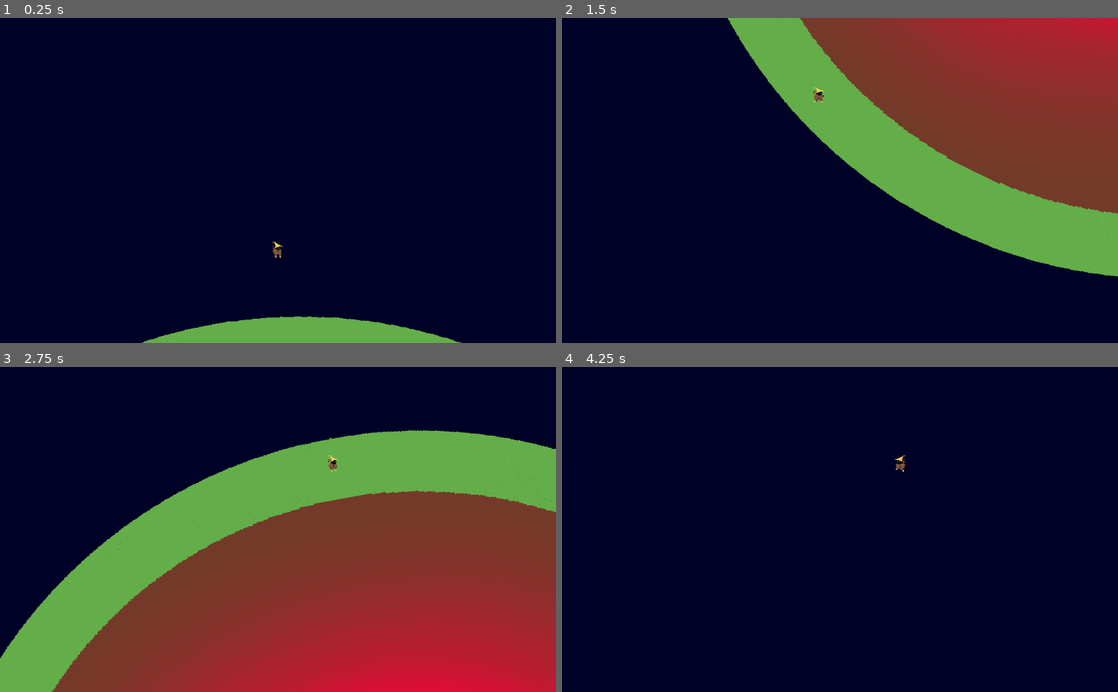
Above: before the commit, frames 1-4 (two rows, left to right).
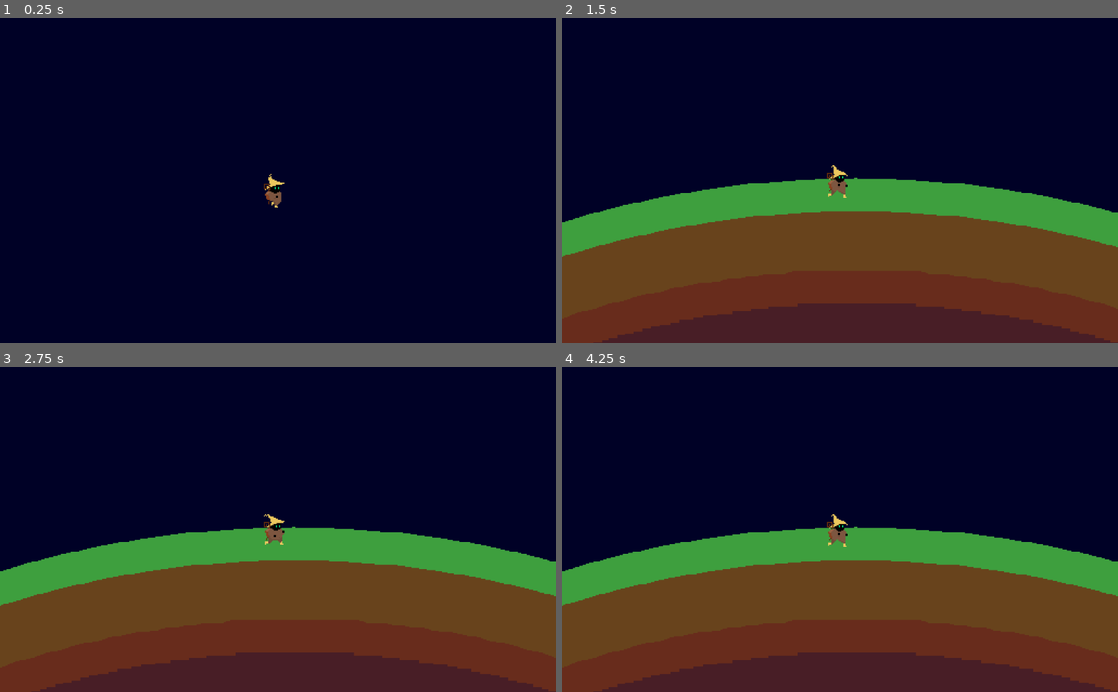
Above: after the commit, the same moments.

Repository: leorr/space
Game: Godot game, scene res://Scenes/Test_Level.tscn
The game is run twice, just before and just after one commit, with the same random seed, the same clock (stepped at 60 frames per second) and the same inputs.
Inputs:
- Up to frame 1 (0.25 s): no input
- Up to frame 2 (1.5 s): hold Right (ui_right) 0.53-1.28 s; tap X (ui_jump) at 0.6, 0.77, 1.07, 1.35 s; hold Down (ui_down) from 1.28 s (still down)
- Up to frame 3 (2.75 s): tap X (ui_jump) at 1.52, 1.82, 2.1 s; release Down (ui_down) at 2.03 s; hold Right (ui_right) from 2.03 s (still down)
- Up to frame 4 (4.25 s): release Right (ui_right) at 2.78 s; hold Up (ui_up) 2.78-3.53 s; tap X (ui_jump) at 2.85, 3.02, 3.32, 3.6, 3.77, 4.07 s; hold Left (ui_left) from 3.53 s (still down)

The runs differ from the first frame. In frame 1, 3.4% of the frame differs, in the area x 25-83%, y 47-100%; in frame 2, 78%, in the area x 0-100%, y 0-100%; in frame 3, 60%; in frame 4, 47%.
Error after the commit: Parse Error: The method "_transitions" isn't declared in the current class. (res://Scripts/RigidPlayer.gd:58)

Commit message:
2020/06/29 15:41

Diff:
--- a/Scenes/Planet.tscn
+++ b/Scenes/Planet.tscn
@@ -1,13 +1,12 @@
 [gd_scene load_steps=6 format=2]
 
 [ext_resource path="res://Assets/planet.png" type="Texture" id=1]
-[ext_resource path="res://Scripts/Gravity.gd" type="Script" id=2]
+[ext_resource path="res://Scripts/old_shit/Gravity.gd" type="Script" id=2]
 
 [sub_resource type="PhysicsMaterial" id=1]
-friction = 0.1
 
 [sub_resource type="CircleShape2D" id=2]
-radius = 865.141
+radius = 906.744
 
 [sub_resource type="CircleShape2D" id=3]
 
@@ -28,11 +27,9 @@
 [node name="Gravity" type="Area2D" parent="."]
 space_override = 1
 gravity_point = true
-gravity_distance_scale = 0.001
+gravity_distance_scale = 0.002
 gravity_vec = Vector2( 0, 0 )
 gravity = 1024.0
-linear_damp = 0.0
-angular_damp = 0.0
 script = ExtResource( 2 )
 
 [node name="Gravity_Area" type="CollisionShape2D" parent="Gravity"]
--- a/Scenes/Player.tscn
+++ b/Scenes/Player.tscn
@@ -7,8 +7,7 @@
 [ext_resource path="res://Assets/player/Idle3.png" type="Texture" id=5]
 [ext_resource path="res://Assets/player/Idle4.png" type="Texture" id=6]
 [ext_resource path="res://Assets/player/Idle2.png" type="Texture" id=7]
-[ext_resource path="res://Scripts/Player_RB2D.gd" type="Script" id=8]
-[ext_resource path="res://Scripts/PlayerFSM.gd" type="Script" id=9]
+[ext_resource path="res://Scripts/RigidPlayer.gd" type="Script" id=8]
 [ext_resource path="res://Assets/player/Walking1.png" type="Texture" id=10]
 [ext_resource path="res://Assets/player/Walking7.png" type="Texture" id=11]
 [ext_resource path="res://Assets/player/Walking2.png" type="Texture" id=12]
@@ -18,20 +17,18 @@
 [ext_resource path="res://Assets/player/Walking5.png" type="Texture" id=16]
 
 [sub_resource type="PhysicsMaterial" id=1]
-friction = 0.0
-rough = true
 
 [sub_resource type="SpriteFrames" id=2]
 animations = [ {
+"frames": [ ExtResource( 10 ), ExtResource( 12 ), ExtResource( 15 ), ExtResource( 14 ), ExtResource( 16 ), ExtResource( 13 ), ExtResource( 11 ) ],
+"loop": true,
+"name": "Walking",
+"speed": 10.0
+}, {
 "frames": [ ExtResource( 2 ), ExtResource( 7 ), ExtResource( 5 ), ExtResource( 6 ), ExtResource( 4 ), ExtResource( 3 ), ExtResource( 1 ) ],
 "loop": true,
 "name": "Idle",
 "speed": 5.0
-}, {
-"frames": [ ExtResource( 10 ), ExtResource( 12 ), ExtResource( 15 ), ExtResource( 14 ), ExtResource( 16 ), ExtResource( 13 ), ExtResource( 11 ) ],
-"loop": true,
-"name": "Walking",
-"speed": 10.0
 } ]
 
 [sub_resource type="RectangleShape2D" id=3]
@@ -40,13 +37,19 @@
 mode = 2
 mass = 80.0
 physics_material_override = SubResource( 1 )
+gravity_scale = 8.0
 contacts_reported = 10
 contact_monitor = true
+linear_damp = 0.1
 script = ExtResource( 8 )
+run_speed = null
+air_speed = null
+jump_force = null
 
 [node name="anim_player" type="AnimatedSprite" parent="."]
 frames = SubResource( 2 )
 animation = "Walking"
+frame = 3
 playing = true
 
 [node name="CollisionShape2D" type="CollisionShape2D" parent="."]
@@ -56,10 +59,7 @@
 [node name="Camera2D" type="Camera2D" parent="."]
 rotating = true
 current = true
-drag_margin_h_enabled = true
-drag_margin_v_enabled = true
-drag_margin_top = 0.4
-drag_margin_bottom = 0.42
-
-[node name="StateMachine" type="Node" parent="."]
-script = ExtResource( 9 )
+zoom = Vector2( 0.5, 0.5 )
+limit_smoothed = true
+smoothing_enabled = true
+smoothing_speed = 10.0
--- a/Scenes/Test_Level.tscn
+++ b/Scenes/Test_Level.tscn
@@ -6,10 +6,11 @@
 [node name="Root" type="Node2D"]
 
 [node name="Player" parent="." instance=ExtResource( 2 )]
-position = Vector2( 3.77551, -1435.97 )
+position = Vector2( 2601.73, -705.212 )
 z_index = 99
 
-[node name="Planet" parent="." instance=ExtResource( 1 )]
+[node name="Planet2" parent="." instance=ExtResource( 1 )]
 show_behind_parent = true
 light_mask = 2
+position = Vector2( 2620.64, 433.413 )
 z_index = -4096
--- /dev/null
+++ b/Scripts/RigidPlayer.gd
@@ -0,0 +1,73 @@
+extends RigidBody2D
+
+onready var planets = get_tree().get_nodes_in_group("Planet")
+
+
+enum{
+	IDLE,
+	RUN,
+	AIR,
+}
+
+onready var _transitions: = {
+	IDLE:[RUN,AIR],
+	RUN:[IDLE,AIR],
+	AIR:[IDLE],
+}
+
+export var run_speed := 400.0
+export var air_speed := 10.0
+export var jump_force := 500.0
+
+var _state: int = IDLE
+
+var states_strings := {
+	IDLE: "idle",
+	RUN: "run",
+	AIR: "air",
+}
+
+func _integrate_forces(state: Physics2DDirectBodyState) -> void:
+	var grounded := state.get_contact_count() > 0
+	var gravity = (get_position() - planets[0].get_position()).normalized()
+	var move_direction := get_move_direction()
+
+	match _state:
+		IDLE:
+			if move_direction:
+				change_state(RUN)
+			elif grounded && Input.is_action_just_pressed("ui_jump"):
+				change_state(AIR)
+		RUN:
+			if not move_direction:
+				change_state(IDLE)
+			elif state.get_contact_count() == 0:
+				change_state(AIR)
+			elif grounded and Input.is_action_just_pressed("ui_jump"):
+				apply_central_impulse(gravity * jump_force)
+				change_state(AIR)
+			else:
+				state.linear_velocity= move_direction * run_speed
+		AIR:
+			if move_direction:
+				state.linear_velocity += move_direction * air_speed
+			if grounded:
+				change_state(IDLE)
+
+func change_state(target_state: int) -> void:
+	if not target_state is _transitions(_state):
+		return
+	_state = target_state
+	enter_state()
+
+func enter_state() -> void:
+	match _state:
+		IDLE:
+			linear_velocity=0
+		AIR:
+			pass
+		_:
+			return
+func get_move_direction() -> Vector2:
+	return Vector2(1,1)
+	#here i need to get the vector tangent to the gravity.
--- a/Scripts/Gravity.gd
+++ b/Scripts/old_shit/Gravity.gd
@@ -12,6 +12,6 @@
 #
 #func _on_Gravity_body_entered(body):
 #	objects.append(body)
-func _ready():
-	set_gravity(20000)
-	set_gravity_distance_scale(0.0001)
+#func _ready():
+#	set_gravity(20000)
+#	set_gravity_distance_scale(0.000)
--- a/Scripts/Player_RB2D.gd
+++ b/Scripts/old_shit/Player_RB2D.gd
@@ -3,40 +3,38 @@
 extends RigidBody2D
 
 var motion = Vector2()
-var aux = Vector2()
-var speed = 500
+var speed = 50
 var planets = []
 var current_gravity = Vector2()
 
 func _ready():
 	planets = get_tree().get_nodes_in_group("Planet")
+	current_gravity = (get_position() - planets[0].get_position())
+
+func _physics_process(_delta):
+		current_gravity = (get_position() - planets[0].get_position()).normalized()
 
 
-func _physics_process(_delta):
-	current_gravity = (get_position() - planets[0].get_position()).normalized()
-	#i should only do those after i check if the player is landed
+func _integrate_forces(state: Physics2DDirectBodyState):
 	rotate(current_gravity.angle_to(Vector2(0,-1))*-1)
-	#set_linear_velocity(motion)
-	apply_central_impulse(motion)
 
 func _handle_move_input():
 	motion = Vector2(0,0)
 	if Input.is_action_pressed("ui_right"):
-		motion = current_gravity.tangent() * -1
+			motion = current_gravity.tangent().normalized() * -1
+		#motion.x+=-1
 	if Input.is_action_pressed("ui_left"):
-		motion = current_gravity.tangent()
-	if Input.is_action_pressed("ui_up"):
-		motion = current_gravity
-		motion= motion.normalized() * speed *100
-		return
-	if Input.is_action_pressed("ui_down"):
-		motion = current_gravity*-1
-		motion= motion.normalized() * speed *100
-		return
-	if Input.is_action_just_pressed("ui_jump"):
+		#motion.x+=1
+		motion = current_gravity.tangent().normalized()
+#	if Input.is_action_just_pressed("ui_jump"):
 		#should inform physics_process to perform a impulse oposite to gravity
-		motion=(current_gravity+motion.normalized())*speed*10
-		return
+#		motion=(current_gravity+motion.normalized()*1.5)*speed*10
+#		return
 	#if Input.is_action_pressed("ui_down"):
 	#	motion.y += 1
 	motion= motion.normalized() * speed
+
+func _check_gravityu():
+	for i in planets:
+		if abs(current_gravity.length()) <= abs((get_position() - i.get_position()).length()):
+			current_gravity = (get_position() - i.get_position()).normalized()
--- a/project.godot
+++ b/project.godot
@@ -63,11 +63,14 @@
 
 [rendering]
 
+quality/driver/driver_name="GLES2"
 quality/intended_usage/framebuffer_allocation=0
 quality/intended_usage/framebuffer_allocation.mobile=0
 quality/2d/use_pixel_snap=true
 threads/thread_model=2
-quality/filters/anisotropic_filter_level=1
 quality/filters/use_nearest_mipmap_filter=true
 environment/default_clear_color=Color( 0, 0.00392157, 0.14902, 1 )
 environment/default_environment="res://default_env.tres"
+quality/filters/anisotropic_filter_level=1
+gles2/use_batching=true
+gles2/use_batching_in_editor=true
Binary file changed: Assets/planet.png
Not shown: 1 places in Scenes/Player.tscn that only renumber resources
Renamed: Scripts/PlayerFSM.gd -> Scripts/old_shit/PlayerFSM.gd
Not shown, added: Assets/planet.png~
